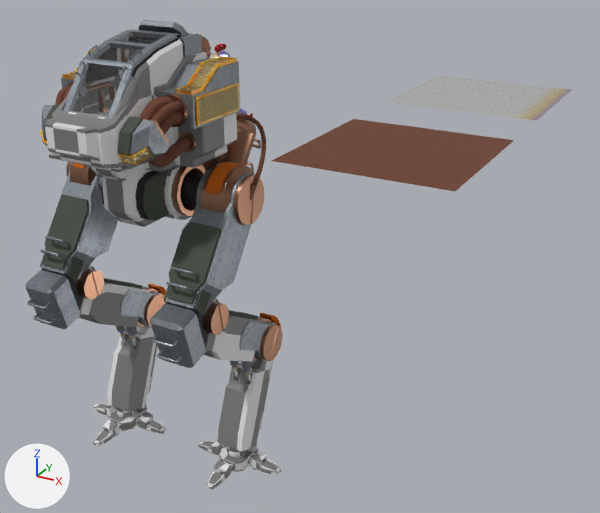
A saved change to the Blender file BlenderAssets/Mech.blend.
Before and after are seen from a 50 mm lens placed at (6.48, -8.1, 7.45), pointed at (1.37, 1.19, 2.8). The lights are fixed; the arrows at lower left show +X, +Y and +Z.
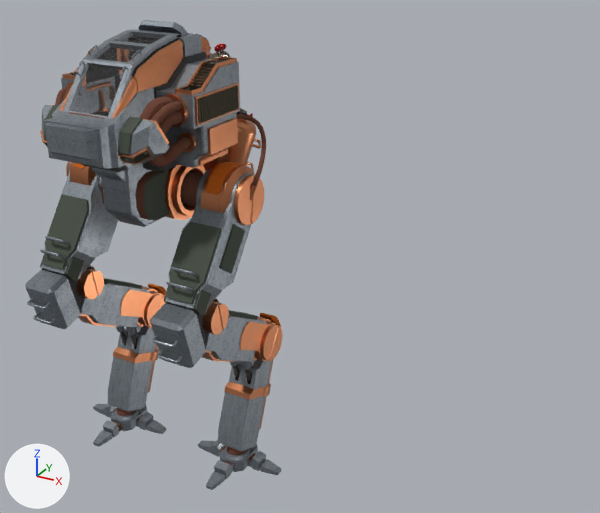
Commit message: Mech is done :D

Where the change shows, as pixel boxes [x1, y1, x2, y2] in the pictures (600 x 513 px):
'SKM_Mech', surface changed, reshaped
    both: [25, 20, 283, 490]
'Plane', deleted
    before: [272, 119, 514, 191]
'Plane.001', deleted
    before: [388, 76, 573, 121]
part 1 of me_cylinder_007, added
    after: [114, 409, 250, 461]
part 2 of me_cylinder_007, added (orange)
    after: [113, 347, 264, 400]
part 3 of me_cylinder_007, added
    after: [150, 349, 271, 396]
part 4 of me_cylinder_007, added (brown)
    after: [198, 118, 238, 165]
part 5 of me_cylinder_007, added
    after: [78, 314, 234, 362]
part 6 of me_cylinder_007, added (black)
    after: [219, 224, 245, 274]
part 7 of me_cylinder_007, surface changed
    both: [217, 51, 230, 57]
part 8 of me_cylinder_007, recoloured (grey to brown)
    both: [69, 112, 265, 467]
part 9 of me_cylinder_007, recoloured
    both: [44, 87, 281, 490]
part 10 of me_cylinder_007, recoloured (grey to brown)
    both: [60, 39, 273, 430]
part 11 of me_cylinder_007, recoloured (grey to black)
    both: [82, 52, 275, 475]
part 12 of me_cylinder_007, recoloured (grey to orange)
    both: [120, 289, 277, 361]
part 13 of me_cylinder_007, recoloured (black to brown)
    both: [101, 171, 203, 220]
part 14 of me_cylinder_007, recoloured
    both: [40, 49, 239, 165]

Edits to the bpy script that builds the scene:
```text
Add img_copperpipe_color_jpg:
    img_copperpipe_color_jpg = load_image('CopperPipe_Color.jpg', '../Content/Assets/Materials/CopperPipe_Color.jpg', 1024, 1024, 'sRGB')
Add img_metalburning:
    img_metalburning = load_image('MetalBurning', '../Content/Assets/Textures/BurntMetalAlbedo.png', 512, 512, 'sRGB')
Change mat_burntmetal:
    remove # nodes: BsdfPrincipled, Mapping, Math x3, OutputMaterial, SeparateXYZ, TexCoord, TexNoise, ValToRGB x2
    remove # colours: black #000000, white #ffffff, yellow #ffeaa0, beige #e3bcac, blue #adadff
    nodes: BsdfPrincipled, Mapping, OutputMaterial, TexCoord, TexImage
    uses the picture img_metalburning
Change mat_copper:
    remove mat_copper.base_color = (0.38, 0.198, 0.125)  # brown #a67b63
    add mat_copper.texture = img_copperpipe_color_jpg
Change me_cylinder_007:
    used by ob_skm_mech; location = (0.0, 0.0, 0.0)
    remove me_cylinder_007.from_pydata(...)  # 7923 vertices, 6657 faces; spans x 0.0..1.67, y -1.6..1.21, z -0.01..6.01
    add me_cylinder_007.from_pydata(...)  # 8556 vertices, 7142 faces; spans x 0.0..1.67, y -1.6..1.21, z -0.01..6.01
    me_cylinder_007 part 1: a new loose piece of 97 vertices spanning x 0.8..1.2, y -0.2..0.2, z 0.06..0.2, in mat_scratchedmetal
    me_cylinder_007 part 2: a new loose piece of 84 vertices spanning x 0.79..1.21, y 0.05..0.54, z 0.88..1.18, in mat_copper (picture img_copperpipe_color_jpg)
    me_cylinder_007 part 3: a new loose piece of 64 vertices spanning x 0.77..1.23, y 0.27..0.75, z 0.8..1.1, in mat_copper (picture img_copperpipe_color_jpg)
    me_cylinder_007 part 4: a new loose piece of 16 vertices spanning x 0.79..0.98, y -0.27..0.31, z 4.44..4.91, in mat_copper (picture img_copperpipe_color_jpg)
    me_cylinder_007 part 5: a new loose piece of 16 vertices spanning x 0.9..1.1, y -0.82..-0.11, z 1.73..2.26, in mat_copper (picture img_copperpipe_color_jpg)
    me_cylinder_007 part 6: 12 vertices added at x 1.28..1.31, y -0.65..-0.1, z 3.18..3.79
    me_cylinder_007 part 7: 940 kept faces spanning x 0.0..1.67, y -1.6..0.92, z -0.01..5.85 get new texture (UV) coordinates
    me_cylinder_007 part 8: 349 faces spanning x 0.0..1.43, y -1.26..0.14, z 0.0..5.17 switch from mat_material to mat_pipe
    me_cylinder_007 part 9: 525 faces spanning x 0.0..1.67, y -1.6..0.69, z 0.0..5.4 switch from mat_material to mat_scratchedmetal
    me_cylinder_007 part 10: 178 faces spanning x 0.0..1.2, y -1.28..0.87, z 0.34..5.85 switch from mat_material to mat_copper (picture img_copperpipe_color_jpg)
    me_cylinder_007 part 11: 172 faces spanning x 0.0..1.67, y -1.11..0.4, z -0.01..5.65 switch from mat_material to mat_smallblockdetails (picture img_characteratlas_png)
    me_cylinder_007 part 12: 62 faces spanning x 0.79..1.21, y -0.18..0.87, z 1.43..3.57 switch from mat_scratchedmetal to mat_copper (picture img_copperpipe_color_jpg)
    me_cylinder_007 part 13: 138 faces spanning x 0.18..0.71, y -0.78..0.22, z 3.74..4.33 switch from mat_pipe_001 to mat_pipe
    me_cylinder_007 part 14: 74 faces spanning x 0.47..1.0, y -1.32..0.37, z 4.69..5.63 switch from mat_copper_001 (picture img_mecharmpaint_color_jpg) to mat_copper (picture img_copperpipe_color_jpg)
Remove ob_plane:
    ob_plane = bpy.data.objects.new('Plane', me_plane)
    ob_plane.location = (3.2, 0.06, 4.88)
Remove ob_plane_001:
    ob_plane_001 = bpy.data.objects.new('Plane.001', me_plane_001)
    ob_plane_001.location = (3.2, 3.06, 4.88)
```
